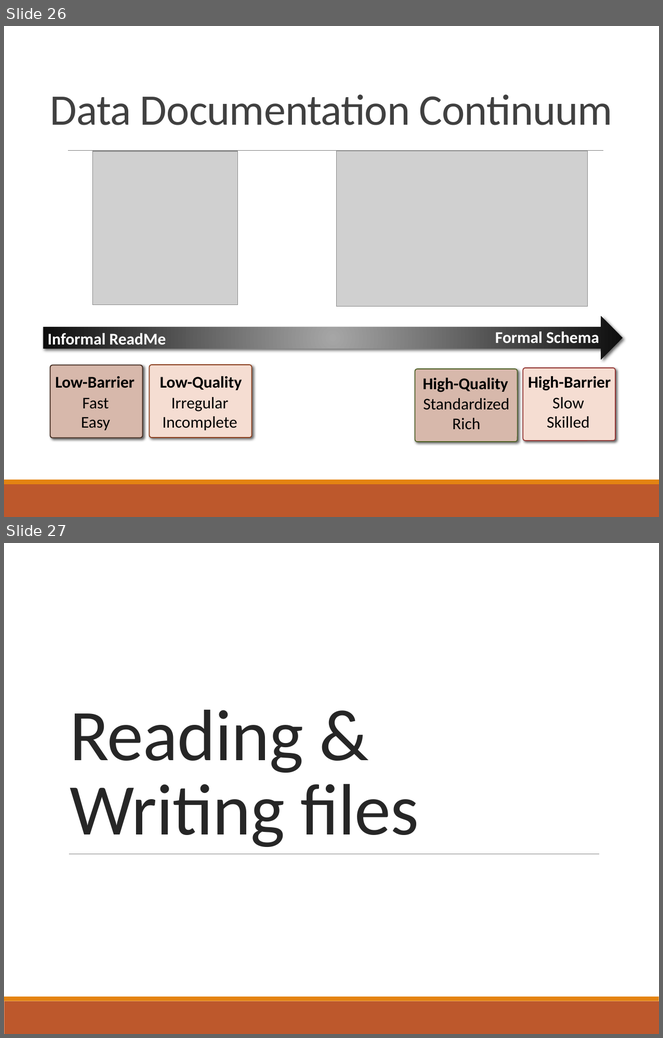
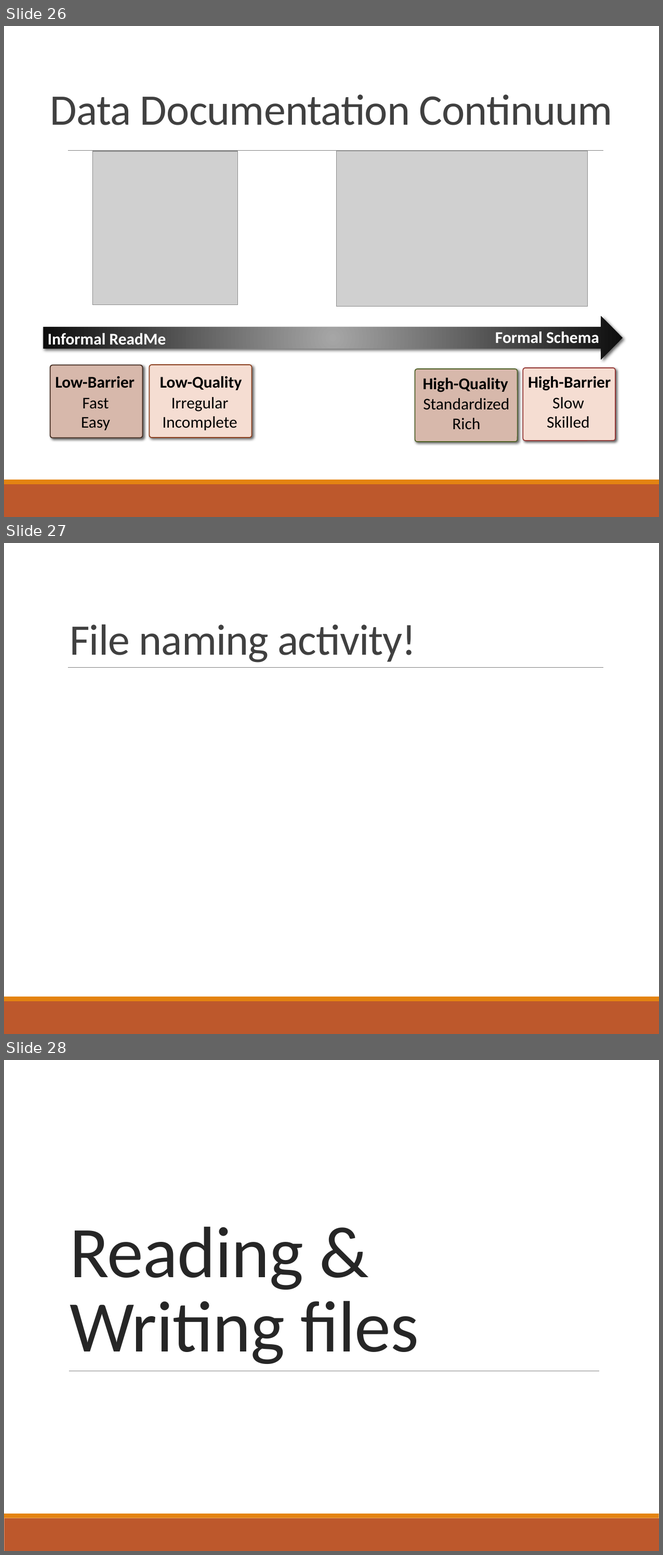
Before and after one commit to elliewix/RAILS-intermed-python-april-2018, a slide deck: RAILS.pptx. Shown one above the other, each under a label of ours: slides 26 and 27 before the commit, slides 26, 27 and 28 after it. The pictures are 663x1038 and 663x1555 pixels, drawn with LibreOffice and Linux fonts; fonts in the diff are those of the drawing; grey boxes stand for pictures. Boxes give left, top, right and bottom in pixels: in the first picture for what was removed or moved away, otherwise in the second. Text is boxed around its words. In the diff, an @@ line names an element or a change of style, - is before the commit and + after.

```diff
--- a/RAILS.pptx
+++ b/RAILS.pptx
@@ slide 27 added at (4, 543, 659, 1034), background #FFFFFF; not listed: 3 template elements that a slide beside it also shows @@
@@ title added at (70, 624, 417, 663), 48 pt, text #404040 @@
+File naming activity!
@@ what was slide 27 is now slide 28 @@
```
Also in this commit, not shown: 19 other files.
